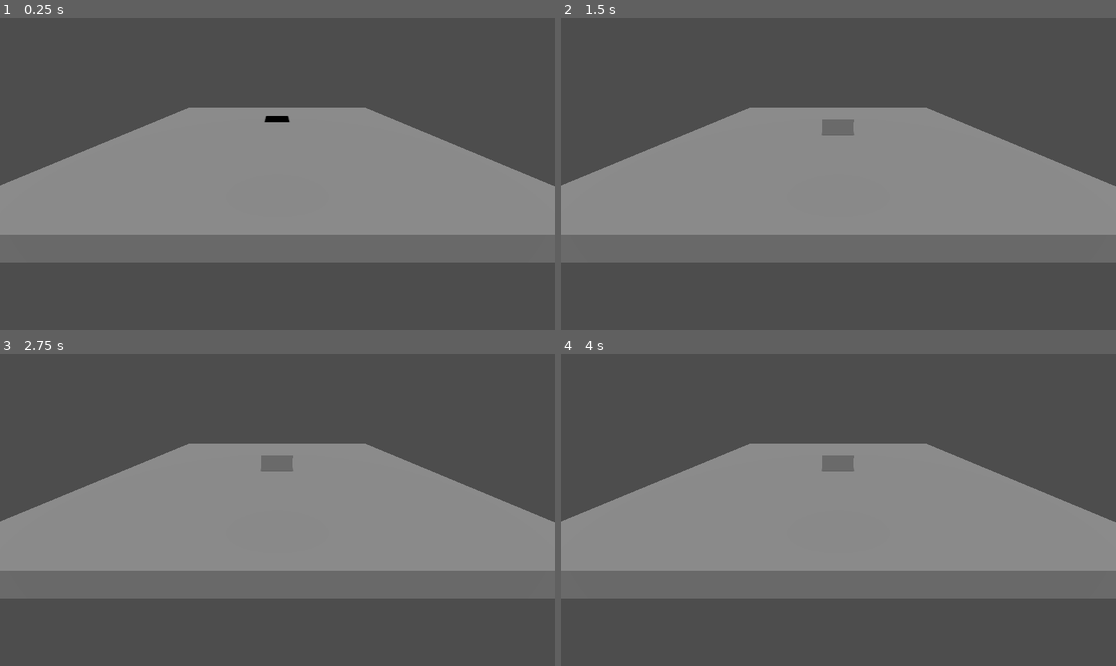
Above: before the commit, frames 1-4 (two rows, left to right).
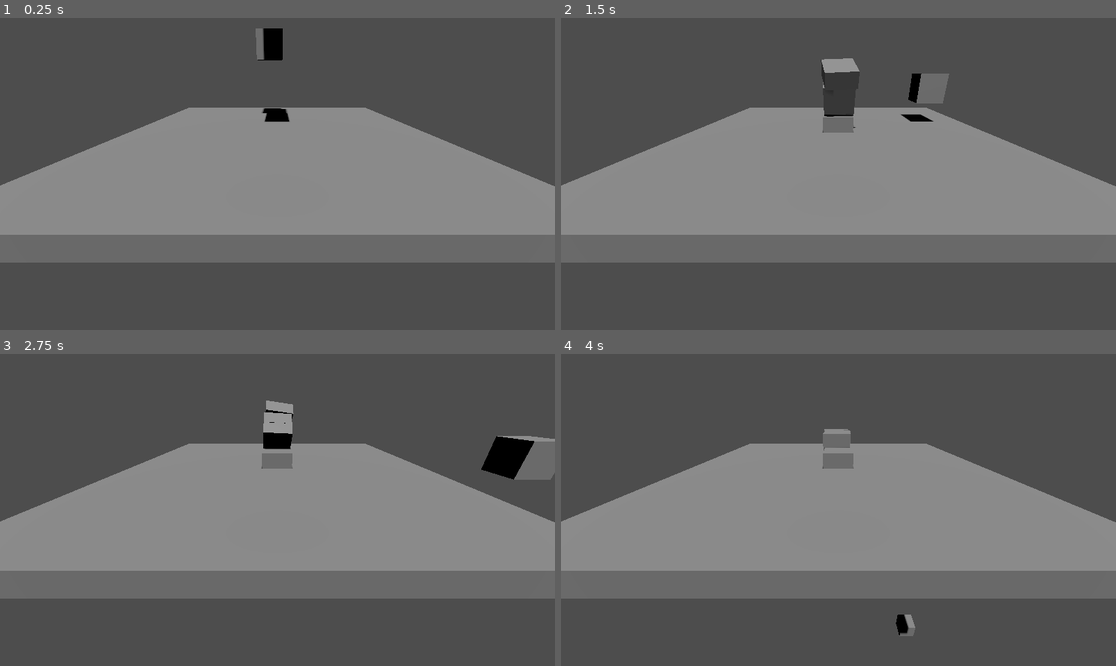
Above: after the commit, the same moments.

Repository: TTDH123/sodoku1
Game: Godot game, scene res://level_1.tscn
Same seed, same stepped clock (60 frames per second), same inputs: the game is played once before the commit and once after it. The project has no main scene, so this scene is started directly.
Inputs:
- Up to frame 1 (0.25 s): no input
- Up to frame 2 (1.5 s): tap Enter (ui_accept) at 0.5, 0.6, 0.77, 1.07, 1.35 s; hold Right (ui_right) 0.53-1.28 s; hold Down (ui_down) from 1.28 s (still down)
- Up to frame 3 (2.75 s): tap Enter (ui_accept) at 1.52, 1.82, 2.1 s; release Down (ui_down) at 2.03 s; hold Right (ui_right) from 2.03 s (still down)
- Up to frame 4 (4 s): release Right (ui_right) at 2.78 s; hold Up (ui_up) 2.78-3.53 s; tap Enter (ui_accept) at 2.85, 3.02, 3.32, 3.6, 3.77 s; hold Left (ui_left) from 3.53 s (still down)

The runs differ from the first frame. In frame 1, 0.6% of the frame differs, in the area x 46-53%, y 3-34%; in frame 2, 1.3%; in frame 3, 2.4%, in the area x 46-100%, y 14-41%; in frame 4, 0.6%.

Commit message:
Add files via upload

Diff:
--- a/tutorials/level_1.tscn
+++ b/tutorials/level_1.tscn
@@ -1,6 +1,7 @@
-[gd_scene load_steps=4 format=3 uid="uid://cm0xl0ahl40q0"]
+[gd_scene load_steps=5 format=3 uid="uid://cm0xl0ahl40q0"]
 
 [ext_resource type="PackedScene" uid="uid://bi3x3u8p2noht" path="res://block.tscn" id="1_3hls8"]
+[ext_resource type="PackedScene" uid="uid://x2pj8ojxobwi" path="res://steve.tscn" id="1_hbghi"]
 
 [sub_resource type="BoxMesh" id="BoxMesh_ilcil"]
 size = Vector3(10, 0.5, 10)
@@ -26,5 +27,19 @@
 transform = Transform3D(1, 0, 0, 0, 0.48923025, 0.87215465, 0, -0.87215465, 0.48923025, 0, 4.783023, 4.4866514)
 shadow_enabled = true
 
-[node name="Block" parent="." instance=ExtResource("1_3hls8")]
-transform = Transform3D(1, 0, 0, 0, 1, 0, 0, 0, 1, 0, 4, 0)
+[node name="Steve" parent="." instance=ExtResource("1_hbghi")]
+transform = Transform3D(1, 0, 0, 0, 1, 0, 0, 0, 1, -0.28467703, 3.0229545, -2.6242108)
+
+[node name="Blocks" type="Node3D" parent="."]
+
+[node name="Block1" parent="Blocks" instance=ExtResource("1_3hls8")]
+transform = Transform3D(1, 0, 0, 0, 0.7693884, -0.63878125, 0, 0.63878125, 0.7693884, 0, 4, 0)
+
+[node name="Block2" parent="Blocks" instance=ExtResource("1_3hls8")]
+transform = Transform3D(1, 0, 0, 0, 0.94661, 0.32238144, 0, -0.32238144, 0.94661, 0, 6.2697263, 0)
+
+[node name="Block3" parent="Blocks" instance=ExtResource("1_3hls8")]
+transform = Transform3D(1, 0, 0, 0, 0.616665, -0.78722584, 0, 0.78722584, 0.616665, 0, 7.464677, 0)
+
+[node name="Block4" parent="Blocks" instance=ExtResource("1_3hls8")]
+transform = Transform3D(1, 0, 0, 0, 0.62540615, -0.7802996, 0, 0.7802996, 0.62540615, 0, 5.126117, 0)
--- /dev/null
+++ b/tutorials/steve.gd
@@ -0,0 +1,28 @@
+extends CharacterBody3D
+
+
+const SPEED = 5.0
+const JUMP_VELOCITY = 4.5
+
+
+func _physics_process(delta: float) -> void:
+	# Add the gravity.
+	if not is_on_floor():
+		velocity += get_gravity() * delta
+
+	# Handle jump.
+	if Input.is_action_just_pressed("ui_accept") and is_on_floor():
+		velocity.y = JUMP_VELOCITY
+
+	# Get the input direction and handle the movement/deceleration.
+	# As good practice, you should replace UI actions with custom gameplay actions.
+	var input_dir := Input.get_vector("ui_left", "ui_right", "ui_up", "ui_down")
+	var direction := (transform.basis * Vector3(input_dir.x, 0, input_dir.y)).normalized()
+	if direction:
+		velocity.x = direction.x * SPEED
+		velocity.z = direction.z * SPEED
+	else:
+		velocity.x = move_toward(velocity.x, 0, SPEED)
+		velocity.z = move_toward(velocity.z, 0, SPEED)
+
+	move_and_slide()
--- /dev/null
+++ b/tutorials/steve.tscn
@@ -0,0 +1,16 @@
+[gd_scene load_steps=4 format=3 uid="uid://x2pj8ojxobwi"]
+
+[ext_resource type="Script" uid="uid://c482y8o4qgiff" path="res://steve.gd" id="1_bh3ft"]
+
+[sub_resource type="BoxMesh" id="BoxMesh_hdy3p"]
+
+[sub_resource type="BoxShape3D" id="BoxShape3D_bh3ft"]
+
+[node name="Steve" type="CharacterBody3D"]
+script = ExtResource("1_bh3ft")
+
+[node name="MeshInstance3D" type="MeshInstance3D" parent="."]
+mesh = SubResource("BoxMesh_hdy3p")
+
+[node name="CollisionShape3D" type="CollisionShape3D" parent="."]
+shape = SubResource("BoxShape3D_bh3ft")
Not shown, added: tutorials/steve.gd.uid
